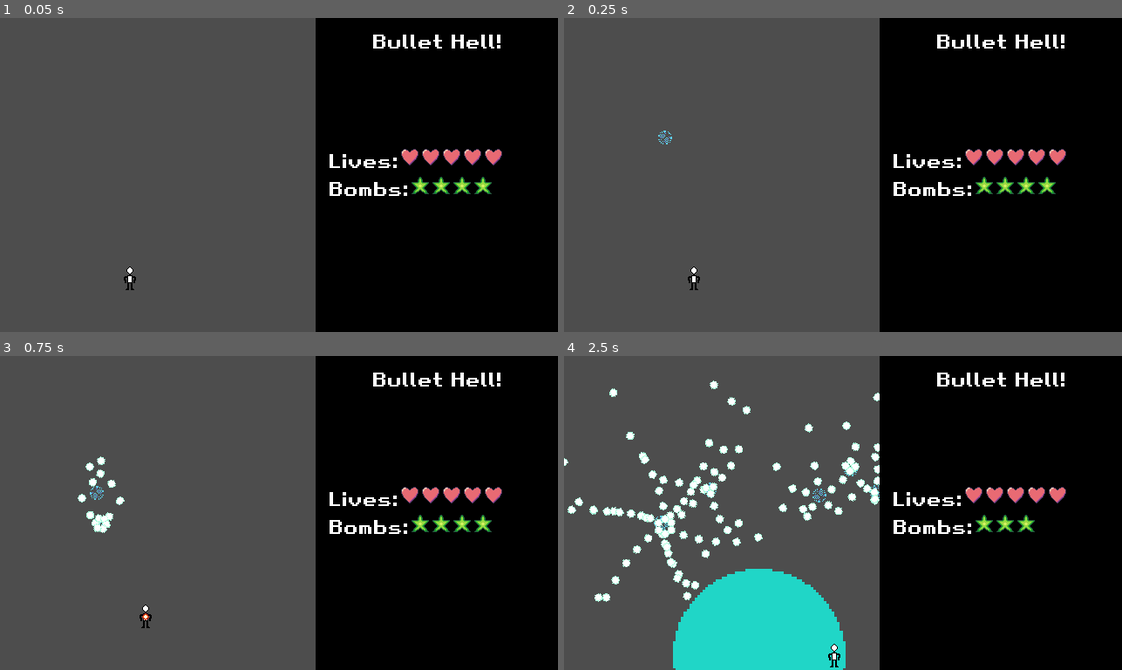
Above: before the commit, frames 1-4 (two rows, left to right).
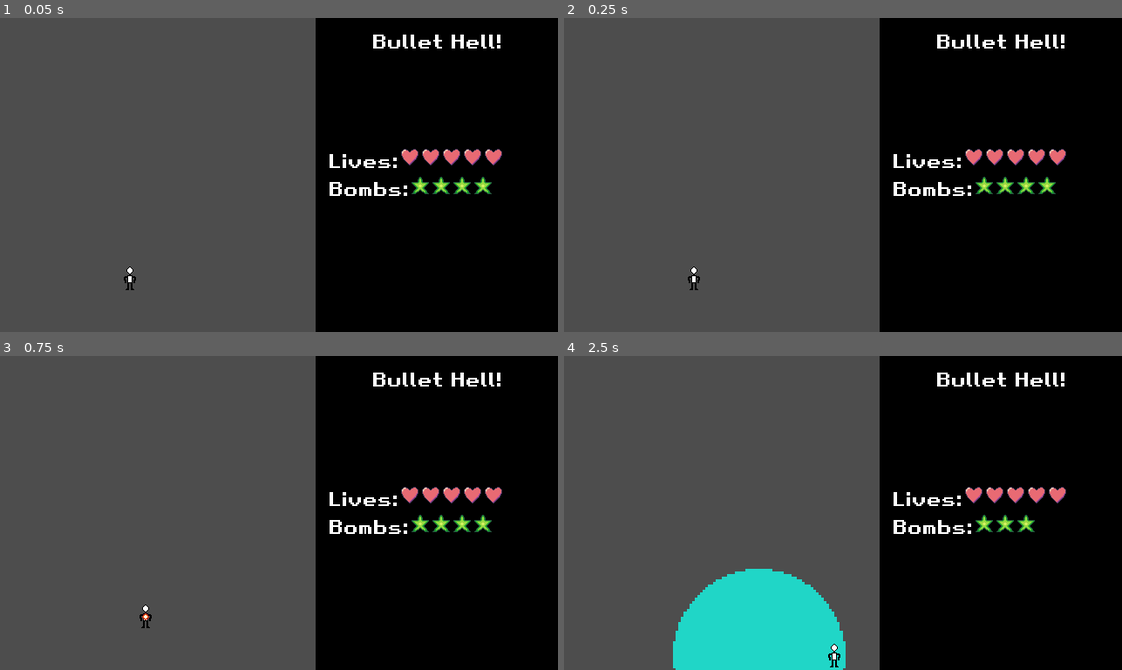
Above: after the commit, the same moments.

Repository: PhotonChaos/BulletHell
Game: Godot game, scene res://scenes/game.tscn
The game is run twice, just before and just after one commit, with the same random seed, the same clock (stepped at 60 frames per second) and the same inputs.
Inputs:
- Up to frame 1 (0.05 s): no input
- Up to frame 2 (0.25 s): no input
- Up to frame 3 (0.75 s): hold Right (move_right) from 0.53 s (still down); hold Shift (focus) from 0.53 s (still down)
- Up to frame 4 (2.5 s): release Right (move_right) at 1.28 s; release Shift (focus) at 1.28 s; hold Down (move_down) 1.28-2.03 s; tap Z (primary) at 1.35 s; hold Right (move_right) from 2.03 s (still down); hold X (secondary) from 2.03 s (still down)

Frame 1 is identical in both runs. In frame 2, less than 0.1% of the frame differs, in the area x 16-20%, y 35-41%; in frame 3, 0.4%; in frame 4, 3.0%, in the area x 0-57%, y 7-79%.

Commit message:
Added item logic and restructured files

Diff:
--- a/project.godot
+++ b/project.godot
@@ -27,6 +27,7 @@
 
 enemy_bullets="Projectiles that can harm the player"
 player="Contains the player node"
+items="For positive player pickups"
 
 [input]
 
--- a/scenes/bullets/bullet.tscn
+++ b/scenes/bullets/bullet.tscn
@@ -1,7 +1,7 @@
 [gd_scene load_steps=4 format=3 uid="uid://bsrg3takjg5m6"]
 
 [ext_resource type="Script" uid="uid://dfi0g7guqnkfg" path="res://scripts/bullet.gd" id="1_5f1na"]
-[ext_resource type="Texture2D" uid="uid://c8ol1rccp00dl" path="res://textures/bullet.png" id="2_lj7gv"]
+[ext_resource type="Texture2D" uid="uid://c8ol1rccp00dl" path="res://textures/bullets/bullet.png" id="2_lj7gv"]
 
 [sub_resource type="CircleShape2D" id="CircleShape2D_v7oki"]
 radius = 6.0
--- a/scenes/bullets/bullet_knife.tscn
+++ b/scenes/bullets/bullet_knife.tscn
@@ -1,7 +1,7 @@
 [gd_scene load_steps=4 format=3 uid="uid://yd8ph6k54x71"]
 
 [ext_resource type="Script" uid="uid://dfi0g7guqnkfg" path="res://scripts/bullet.gd" id="1_sobbc"]
-[ext_resource type="Texture2D" uid="uid://duoclw5jliu6h" path="res://textures/knife.png" id="2_sobbc"]
+[ext_resource type="Texture2D" uid="uid://duoclw5jliu6h" path="res://textures/bullets/knife.png" id="2_sobbc"]
 
 [sub_resource type="CapsuleShape2D" id="CapsuleShape2D_ncbtd"]
 radius = 1.0
--- a/scenes/bullets/bullet_small.tscn
+++ b/scenes/bullets/bullet_small.tscn
@@ -1,7 +1,7 @@
 [gd_scene load_steps=4 format=3 uid="uid://chsdisvv2b6dr"]
 
 [ext_resource type="Script" uid="uid://dfi0g7guqnkfg" path="res://scripts/bullet.gd" id="1_nl13i"]
-[ext_resource type="Texture2D" uid="uid://bb7ypyttrx210" path="res://textures/bullet_small.png" id="2_nl13i"]
+[ext_resource type="Texture2D" uid="uid://bb7ypyttrx210" path="res://textures/bullets/bullet_small.png" id="2_nl13i"]
 
 [sub_resource type="CircleShape2D" id="CircleShape2D_v7oki"]
 radius = 3.0
--- a/scenes/enemy.tscn
+++ b/scenes/enemy/enemy.tscn
@@ -2,7 +2,7 @@
 
 [ext_resource type="Script" uid="uid://bosxi47wi46it" path="res://scripts/enemy.gd" id="1_7p1mj"]
 [ext_resource type="Texture2D" uid="uid://cf8devk28ehbi" path="res://textures/turret.png" id="2_md0e3"]
-[ext_resource type="PackedScene" uid="uid://c8uq6kn21ulaq" path="res://scenes/killable.tscn" id="3_4ra3w"]
+[ext_resource type="PackedScene" uid="uid://c8uq6kn21ulaq" path="res://scenes/enemy/killable.tscn" id="3_4ra3w"]
 
 [sub_resource type="CircleShape2D" id="CircleShape2D_4ra3w"]
 radius = 8.0
--- /dev/null
+++ b/scenes/pickup/SmallPointItem.tscn
@@ -0,0 +1,18 @@
+[gd_scene load_steps=4 format=3 uid="uid://dy6oxi25t86v5"]
+
+[ext_resource type="Script" uid="uid://djd4sa8yx0f0f" path="res://scripts/item.gd" id="1_a4ohp"]
+[ext_resource type="Texture2D" uid="uid://8dkbjw6dusfk" path="res://textures/items/small_point.png" id="1_j6jyl"]
+
+[sub_resource type="CircleShape2D" id="CircleShape2D_a4ohp"]
+radius = 3.16228
+
+[node name="Item" type="Area2D" groups=["items"]]
+collision_layer = 8
+collision_mask = 0
+script = ExtResource("1_a4ohp")
+
+[node name="Sprite2D" type="Sprite2D" parent="."]
+texture = ExtResource("1_j6jyl")
+
+[node name="CollisionShape2D" type="CollisionShape2D" parent="."]
+shape = SubResource("CircleShape2D_a4ohp")
--- a/scenes/player.tscn
+++ b/scenes/player.tscn
@@ -16,7 +16,10 @@
 radius = 2.0
 
 [sub_resource type="CircleShape2D" id="CircleShape2D_i3pqv"]
-radius = 14.0
+radius = 12.0
+
+[sub_resource type="RectangleShape2D" id="RectangleShape2D_qlg0r"]
+size = Vector2(14, 27)
 
 [node name="Player" type="RigidBody2D" groups=["player"]]
 physics_material_override = SubResource("PhysicsMaterial_dqkch")
@@ -29,6 +32,7 @@
 [node name="PlayerWallCollider" type="CollisionShape2D" parent="."]
 position = Vector2(0, 1.5)
 shape = SubResource("RectangleShape2D_dqkch")
+debug_color = Color(0.7, 0.7, 0.7, 0.419608)
 
 [node name="PlayerSprite" type="Sprite2D" parent="."]
 z_index = -1
@@ -49,13 +53,21 @@
 shape = SubResource("CircleShape2D_onrkg")
 
 [node name="PlayerGrazebox" type="Area2D" parent="."]
-visible = false
 collision_layer = 0
 collision_mask = 2
 
 [node name="CollisionShape2D" type="CollisionShape2D" parent="PlayerGrazebox"]
 position = Vector2(0, 2)
 shape = SubResource("CircleShape2D_i3pqv")
+debug_color = Color(0, 0.7, 0.396667, 0.419608)
+
+[node name="ItemHitbox" type="Area2D" parent="."]
+collision_layer = 0
+collision_mask = 8
+
+[node name="CollisionShape2D" type="CollisionShape2D" parent="ItemHitbox"]
+position = Vector2(0, 1.5)
+shape = SubResource("RectangleShape2D_qlg0r")
 
 [node name="PlayerHitSFX" type="AudioStreamPlayer2D" parent="."]
 stream = ExtResource("4_dqkch")
@@ -66,3 +78,4 @@
 [connection signal="ready" from="." to="." method="_on_ready"]
 [connection signal="area_entered" from="HitboxSprite/PlayerHitbox" to="." method="_on_player_hitbox_area_entered"]
 [connection signal="area_entered" from="PlayerGrazebox" to="." method="_on_player_grazebox_area_entered"]
+[connection signal="area_entered" from="ItemHitbox" to="." method="_on_item_hitbox_area_entered"]
--- a/scripts/bullet.gd
+++ b/scripts/bullet.gd
@@ -11,6 +11,7 @@
 ## Defaults to PI/2 since 0 radians points on the x-axis in Godot.
 var rotation_offset: float = PI / 2
 
+## Whether the bullet survives bombs
 var strong: bool = false
 
 func _ready():
@@ -26,6 +27,8 @@
 ## Initializes the bullet with the given template.
 ## Null fields of the template are ignored.
 func init(template: BulletStats = null) -> void:
+	# TODO: Implement this properly.
+
 	if template:
 		velocity = template.velocity
 		acceleration = template.acceleration
--- a/scripts/game.gd
+++ b/scripts/game.gd
@@ -18,7 +18,7 @@
 @onready var enemy_death_sfx = $EnemyDeathSoundPlayer as AudioStreamPlayer2D
 @onready var main_ui = $UILayer/GameplayUI as GameplayUI
 
-@onready var enemy_template: PackedScene = preload("res://scenes/enemy.tscn")
+@onready var enemy_template: PackedScene = preload("res://scenes/enemy/enemy.tscn")
 
 static var _game_instance: GameController = null
 
@@ -112,7 +112,9 @@
 ## Turns all bullets onscreen into points. [br]
 ## If [param hard_clear] is set to true, also clears strong bullets (ones which survive bombs)
 static func clear_all_bullets(hard_clear=false):
-	var bullets
+	var bullets = _game_instance.get_tree().get_nodes_in_group("enemy_bullets")
+
+
 
 func spawn_enemies():
 	var enemy = enemy_template.instantiate()
@@ -128,7 +130,8 @@
 	enemy.tick_func = func (age: float, _position: Vector2):
 		GameController.spawn_ring(_position, "small_ball", enemy_shots, age * PI/15, 5, 40, 20)
 
-	add_child(enemy)
+	#add_child(enemy)
+
 
 
 func _ready() -> void:
@@ -158,7 +161,9 @@
 
 func _on_player_bombs_changed(old: int, new: int) -> void:
 	main_ui.set_bombs(new)
+	# TODO: Sound Effect
 
 
 func _on_player_lives_changed(old: int, new: int) -> void:
 	main_ui.set_lives(new)
+	# TODO: Sound Effect
--- /dev/null
+++ b/scripts/item.gd
@@ -0,0 +1,71 @@
+class_name Item
+extends Area2D
+
+## Type of powerup the item is
+enum ItemType {
+	 POINT = 0,
+	 POWER,
+	 SMALL_POINT,
+	 BOMB,
+	 LIFE,
+	 FULL_POWER
+}
+
+var _sprite_map = {
+	ItemType.POINT: preload("res://textures/items/point.png"),
+	ItemType.SMALL_POINT: preload("res://textures/items/small_point.png")
+}
+
+# Value of the item, depends on item type:
+# [enum ItemType.POINT]: Full point value given to player.
+# [enum ItemType.POWER]: Power given to player.
+# [enum ItemType.SMALL_POINT]: Points given to player, not dependent on point of collection.
+# In all other cases, this is not used.
+#var item_value_map: Dictionary[ItemType, int]
+
+const MAGNET_SPEED = 90
+const GRAVITY = 20
+const MAX_FALL_SPEED = 50
+
+# Item values
+const POINT_VALUE_FULL = 10000
+const POWER_VALUE = 10
+const SMALL_POINT_VALUE = 50
+
+## y-coordinate of max point value
+const POINT_OF_COLLECTION = 50
+
+var magnet_player = false
+
+var _fall_speed = 0
+
+@onready var sprite = $Sprite2D as Sprite2D
+
+@export var item_type: ItemType
+
+
+func _ready() -> void:
+	if item_type in _sprite_map:
+		sprite.texture = _sprite_map[item_type]
+
+
+func apply(player: Player) -> void:
+	if item_type == ItemType.POINT:
+		var max_poc_dist = get_viewport_rect().size.y - POINT_OF_COLLECTION
+		var poc_dist = player.global_position.y - POINT_OF_COLLECTION
+		var percent = clamp(1 - (poc_dist / max_poc_dist), 0.2, 1)
+		player.add_points(ceil(POINT_VALUE_FULL * percent))
+	elif item_type == ItemType.SMALL_POINT:
+		player.add_points(SMALL_POINT_VALUE)
+	elif item_type == ItemType.BOMB:
+		player.add_bombs(1)
+	elif item_type == ItemType.LIFE:
+		player.add_lives(1)
+
+func _physics_process(delta: float) -> void:
+	if magnet_player:
+		position += (GameController.get_player_pos() - position).normalized() * MAGNET_SPEED * delta
+	else:
+		_fall_speed = min(_fall_speed + 0.5 * GRAVITY * delta, MAX_FALL_SPEED)
+		position += _fall_speed * delta
+		_fall_speed = min(_fall_speed + 0.5 * GRAVITY * delta, MAX_FALL_SPEED)
--- a/scripts/player.gd
+++ b/scripts/player.gd
@@ -3,6 +3,7 @@
 
 signal lives_changed(old: int, new: int)
 signal bombs_changed(old: int, new: int)
+signal score_changed(old: int, new: int)
 
 ## Player Settings
 @export var speed: float
@@ -38,7 +39,7 @@
 var itime: float = 0
 
 var focused: bool = true
-var points: int = 0
+var score: int = 0
 
 var _shot_gap_size: float
 var _shot_angle_start: float
@@ -72,13 +73,26 @@
 	bomb.position = position
 	add_sibling(bomb)
 
+func add_lives(count: int) -> void:
+	_lives += count
+	lives_changed.emit(_lives - count, _lives)
+
+func add_bombs(count: int) -> void:
+	_bombs += count
+	bombs_changed.emit(_bombs - count, _bombs)
+
+func add_points(points: int) -> void:
+	score += points
+	# TODO: Check for extra life thresholds
+	score_changed.emit(score-points, score)
+
 
 ## Causes the player to emit all of it's stat changed signals
 ## Order is lives, bombs, score
 func emit_stats():
 	lives_changed.emit(_lives, _lives)
 	bombs_changed.emit(_bombs, _bombs)
-	# TODO: Score
+	score_changed.emit(0, 0)
 
 func _ready() -> void:
 	state = PlayerState.NORMAL
@@ -164,5 +178,10 @@
 
 
 func _on_player_grazebox_area_entered(area: Area2D) -> void:
-	points += 1
+	add_points(100)
 	sfx_player_graze.play()
+
+
+func _on_item_hitbox_area_entered(area: Area2D) -> void:
+	if area is Item:
+		(area as Item).apply(self)
--- a/textures/animations/bomb.tres
+++ b/textures/animations/bomb.tres
@@ -1,6 +1,6 @@
 [gd_resource type="SpriteFrames" load_steps=20 format=3 uid="uid://dgs8c1rmqgdmo"]
 
-[ext_resource type="Texture2D" uid="uid://bmxpjwm0hopov" path="res://textures/bomb.png" id="1_lh8kc"]
+[ext_resource type="Texture2D" uid="uid://bmxpjwm0hopov" path="res://textures/animations/bomb.png" id="1_lh8kc"]
 
 [sub_resource type="AtlasTexture" id="AtlasTexture_vpdcx"]
 atlas = ExtResource("1_lh8kc")
Renamed: scenes/killable.tscn -> scenes/enemy/killable.tscn
Renamed: scenes/turret.tscn -> scenes/enemy/turret.tscn
Not shown: 1 places in scenes/player.tscn that only renumber resources
Not shown, added: scripts/item.gd.uid
Renamed: textures/bomb.png -> textures/animations/bomb.png
Not shown, added: textures/animations/bomb.png.import
Renamed: textures/bullet.png -> textures/bullets/bullet.png
Not shown, added: textures/bullets/bullet.png.import
Renamed: textures/bullet_small.png -> textures/bullets/bullet_small.png
Not shown, changed: textures/bullets/bullet_small.png.import
Renamed: textures/knife.png -> textures/bullets/knife.png
Not shown, changed: textures/bullets/knife.png.import
(and 5 more such lines)
